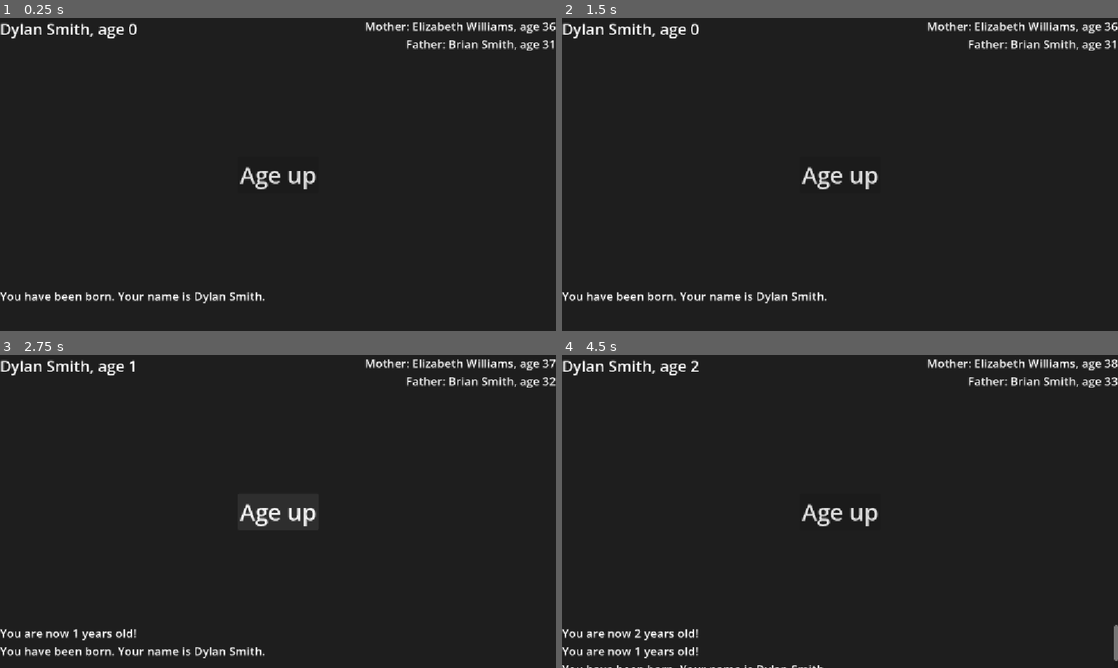
Above: before the commit, frames 1-4 (two rows, left to right).
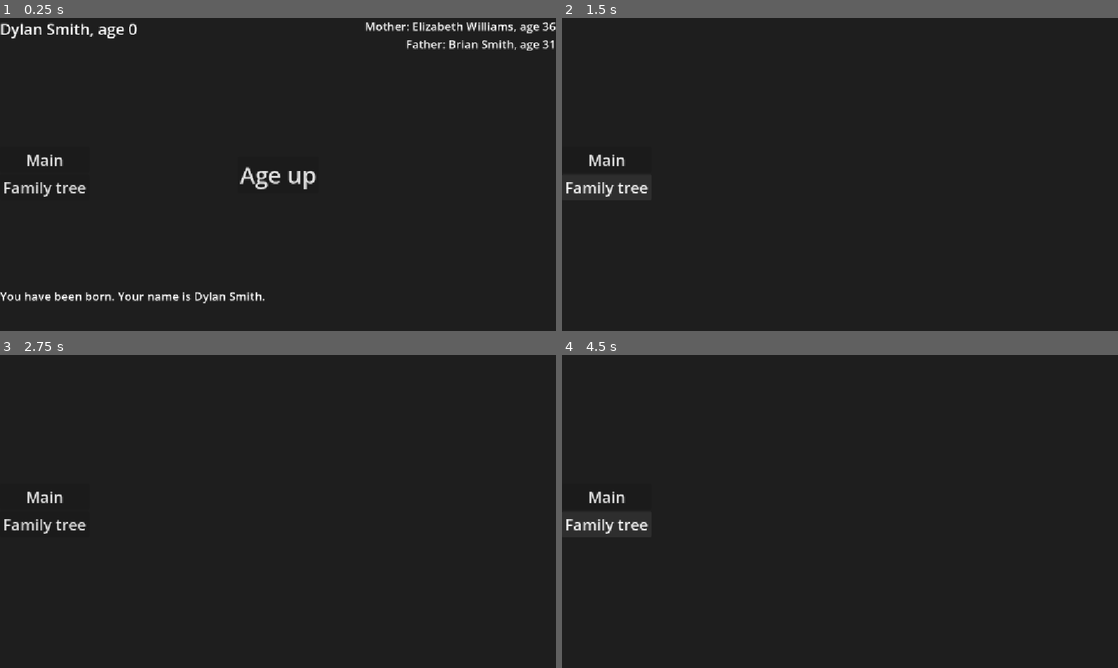
Above: after the commit, the same moments.

Repository: IdfbAn/extralife
Game: Godot game, scene res://scenes/game.tscn
Same seed, same stepped clock (60 frames per second), same inputs: the game is played once before the commit and once after it.
Inputs (mouse positions are in pixels of both pictures, inside the frame that each line leads up to):
- Up to frame 1 (0.25 s): no input
- Up to frame 2 (1.5 s): click (606, 158) at 0.5 s, where only the run after the commit has a clickable "Main"; click (606, 187) at 1.25 s, where only the run after the commit has a clickable "Family tree"
- Up to frame 3 (2.75 s): click (278, 511) at 2 s, where only the run before the commit has a clickable "Age up"
- Up to frame 4 (4.5 s): click (840, 511) at 2.75 s, where only the run before the commit has a clickable "Age up"; click (606, 495) at 3.5 s, where only the run after the commit has a clickable "Main"; click (606, 524) at 4.25 s, where only the run after the commit has a clickable "Family tree"

The runs differ from the first frame. In frame 1, 0.4% of the frame differs, in the area x 0-16%, y 43-58%; in frame 2, 2.8%; in frame 3, 3.1%, in the area x 0-100%, y 1-97%; in frame 4, 3.0%.

Commit message:
Add family tree scene (currently blank) and interface tabs

Diff:
--- a/scenes/game.tscn
+++ b/scenes/game.tscn
@@ -1,9 +1,19 @@
 [gd_scene format=3 uid="uid://cs8l61ogc0qsb"]
 
 [ext_resource type="Script" uid="uid://b3t2s316tykkp" path="res://scripts/game.gd" id="1_80nbo"]
-[ext_resource type="PackedScene" uid="uid://bxlss0cp6drbr" path="res://scenes/main_interface.tscn" id="2_e2o6t"]
+[ext_resource type="PackedScene" uid="uid://bxlss0cp6drbr" path="res://scenes/interfaces/main_interface.tscn" id="2_e2o6t"]
+[ext_resource type="PackedScene" uid="uid://d1jnoy5yr3620" path="res://scenes/interfaces/family_tree.tscn" id="3_lnu2h"]
+[ext_resource type="PackedScene" uid="uid://bxlsle32ov83r" path="res://scenes/interface_tabs.tscn" id="4_lbhrr"]
 
 [node name="Game" type="Node" unique_id=1323083358]
 script = ExtResource("1_80nbo")
 
 [node name="MainInterface" parent="." unique_id=654514642 instance=ExtResource("2_e2o6t")]
+
+[node name="FamilyTree" parent="." unique_id=23658500 instance=ExtResource("3_lnu2h")]
+visible = false
+
+[node name="InterfaceTabs" parent="." unique_id=246865973 instance=ExtResource("4_lbhrr")]
+offset_top = -57.0
+offset_right = 186.0
+offset_bottom = 57.0
--- /dev/null
+++ b/scenes/interface_tabs.tscn
@@ -0,0 +1,27 @@
+[gd_scene format=3 uid="uid://bxlsle32ov83r"]
+
+[ext_resource type="Script" uid="uid://clfnt2xuul26k" path="res://scripts/interface_tabs.gd" id="1_1x64d"]
+
+[node name="VBoxContainer" type="VBoxContainer" unique_id=174462725]
+anchors_preset = 4
+anchor_top = 0.5
+anchor_bottom = 0.5
+offset_top = -26.5
+offset_right = 85.0
+offset_bottom = 26.5
+grow_vertical = 2
+script = ExtResource("1_1x64d")
+
+[node name="Main" type="Button" parent="." unique_id=807392505]
+layout_mode = 2
+theme_override_font_sizes/font_size = 32
+text = "Main"
+
+[node name="FamilyTree" type="Button" parent="." unique_id=856776183]
+layout_mode = 2
+mouse_filter = 1
+theme_override_font_sizes/font_size = 32
+text = "Family tree"
+
+[connection signal="pressed" from="Main" to="." method="_on_main_pressed"]
+[connection signal="pressed" from="FamilyTree" to="." method="_on_family_tree_pressed"]
--- /dev/null
+++ b/scenes/interfaces/family_tree.tscn
@@ -0,0 +1,9 @@
+[gd_scene format=3 uid="uid://d1jnoy5yr3620"]
+
+[node name="FamilyTree" type="Control" unique_id=23658500]
+layout_mode = 3
+anchors_preset = 15
+anchor_right = 1.0
+anchor_bottom = 1.0
+grow_horizontal = 2
+grow_vertical = 2
--- a/scenes/main_interface.tscn
+++ b/scenes/interfaces/main_interface.tscn
@@ -10,6 +10,26 @@
 grow_horizontal = 2
 grow_vertical = 2
 script = ExtResource("1_7qx7d")
+
+[node name="You" type="Label" parent="." unique_id=497169374]
+layout_mode = 0
+offset_right = 109.0
+offset_bottom = 45.0
+theme_override_font_sizes/font_size = 32
+text = "?, age ?"
+
+[node name="Parents" type="Label" parent="." unique_id=1677424288]
+layout_mode = 1
+anchors_preset = 1
+anchor_left = 1.0
+anchor_right = 1.0
+offset_left = -180.0
+offset_bottom = 71.0
+grow_horizontal = 0
+theme_override_font_sizes/font_size = 24
+text = "Mother: ?, age ?
+Father: ?, age ?"
+horizontal_alignment = 2
 
 [node name="AgeUp" type="Button" parent="." unique_id=36375087]
 layout_mode = 1
@@ -27,26 +47,6 @@
 theme_override_font_sizes/font_size = 48
 text = "Age up"
 
-[node name="You" type="Label" parent="." unique_id=2096740680]
-layout_mode = 0
-offset_right = 40.0
-offset_bottom = 23.0
-theme_override_font_sizes/font_size = 32
-text = "?, age ?"
-
-[node name="Parents" type="Label" parent="." unique_id=1264930351]
-layout_mode = 1
-anchors_preset = 1
-anchor_left = 1.0
-anchor_right = 1.0
-offset_left = -180.0
-offset_bottom = 71.0
-grow_horizontal = 0
-theme_override_font_sizes/font_size = 24
-text = "Mother: ?, age ?
-Father: ?, age ?"
-horizontal_alignment = 2
-
 [node name="ScrollContainer" type="ScrollContainer" parent="." unique_id=750170642]
 layout_mode = 0
 offset_top = 559.0
--- /dev/null
+++ b/scripts/interface_tabs.gd
@@ -0,0 +1,18 @@
+extends Control
+
+@onready var interfaces: Array[Control] = [$"../MainInterface", $"../FamilyTree"]
+
+func _on_main_pressed():
+    switch_interface($"../MainInterface")
+
+func _on_family_tree_pressed():
+    switch_interface($"../FamilyTree")
+
+func switch_interface(scene: Control):
+    assert(scene in interfaces, "Given scene not in interfaces array")
+    for interface in interfaces:
+        if interface == scene:
+            continue
+        else:
+            interface.hide()
+    scene.show()
Not shown, added: scripts/interface_tabs.gd.uid
